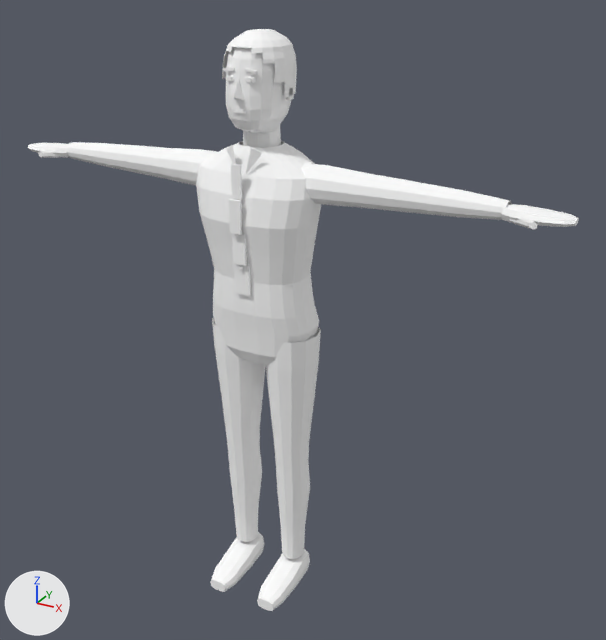
An edit to the glTF model public/models/kranz.glb, drawn before and after from the same camera.
Rendered twice from a 50 mm camera at (1.228, -1.986, 1.964) aimed at (0.105, 0.056, 0.942). Arrows for +X, +Y and +Z are at lower left; the lights stay in place. The first picture is the older version. Vertices at exactly the same position are counted once.

Names of what the first picture shows: 'kranz-body'.
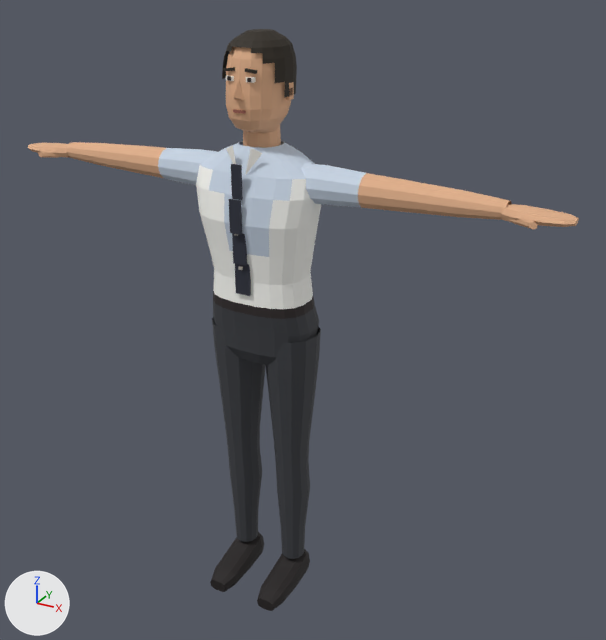
Edits to the bpy script that builds the scene:
```text
Change me_kranz_body:
    where me_kranz_body.from_pydata(...)  # 1355 vertices, 2389 faces; spans x -0.87..0.87, y -0.18..0.12, z 0.0..1.77
    used by ob_kranz_body; location = (0.0, 0.0, 0.0)
    me_kranz_body part 1: 883 faces centred in x -0.87..0.87, y -0.14..0.1, z 1.09..1.76 are repainted in the vertex colours; the middle colour goes from white #ffffff to beige #e2b08a
    me_kranz_body part 2: 618 faces centred in x -0.15..0.15, y -0.18..0.11, z 0.0..1.77 are repainted in the vertex colours; the middle colour goes from white #ffffff to black #2a2216
    me_kranz_body part 3: 486 faces centred in x -0.17..0.17, y -0.1..0.12, z 0.14..1.58 are repainted in the vertex colours; the middle colour goes from white #ffffff to dark grey #3b3d42
    me_kranz_body part 4: 210 faces centred in x -0.19..0.19, y -0.12..0.1, z 1.05..1.67 are repainted in the vertex colours; the middle colour goes from white #ffffff to white #fbfbf6
    me_kranz_body part 5: 192 faces centred in x -0.28..0.28, y -0.12..0.09, z 1.22..1.47 are repainted in the vertex colours; the middle colour goes from white #ffffff to pale blue #c9d6e6
```

What differs and where, as boxes (x1, y1, x2, y2) in the pictures (606 x 640 px):
part 1 of me_kranz_body, recoloured
    both: (28, 47, 579, 270)
part 2 of me_kranz_body, recoloured
    both: (210, 29, 314, 611)
part 3 of me_kranz_body, recoloured (white to dark grey)
    both: (212, 109, 321, 559)
part 4 of me_kranz_body, edited (looks the same)
    both: (196, 75, 321, 309)
part 5 of me_kranz_body, recoloured (white to pale blue)
    both: (158, 141, 366, 257)
